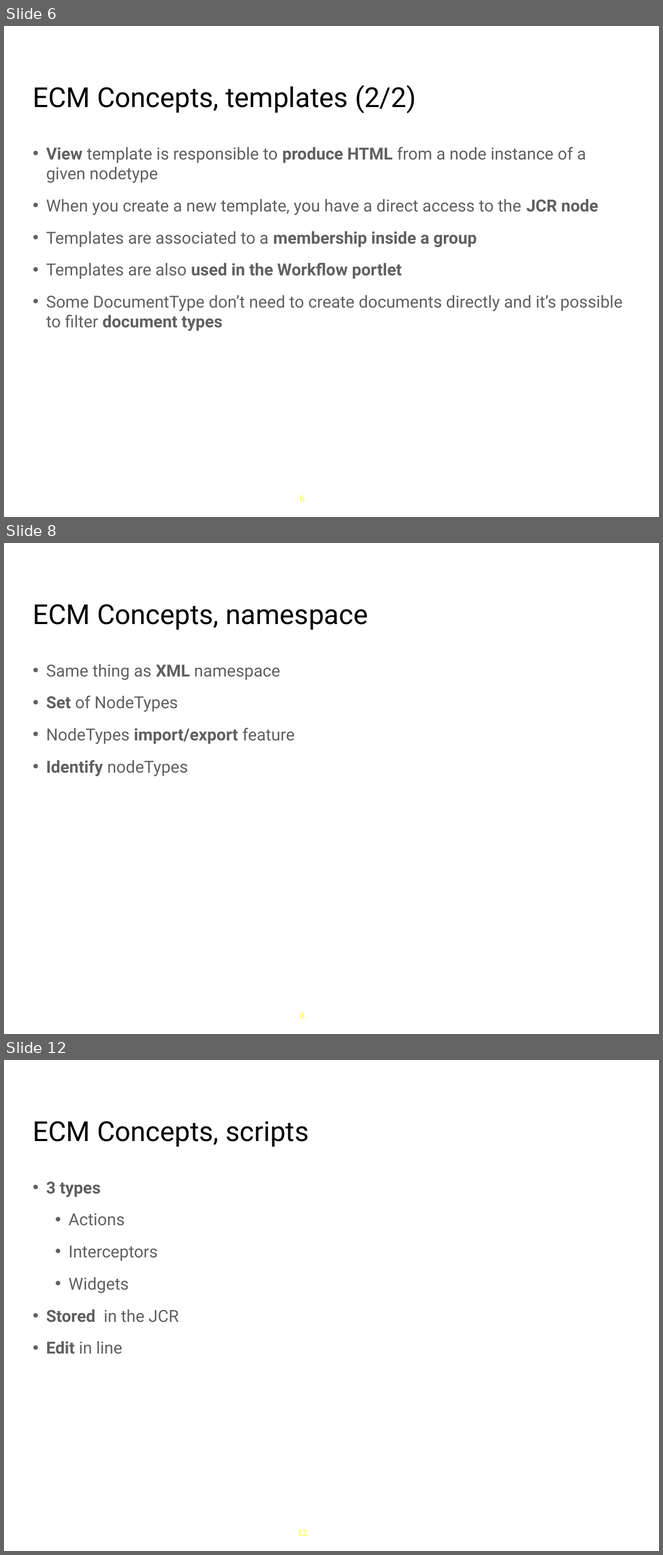
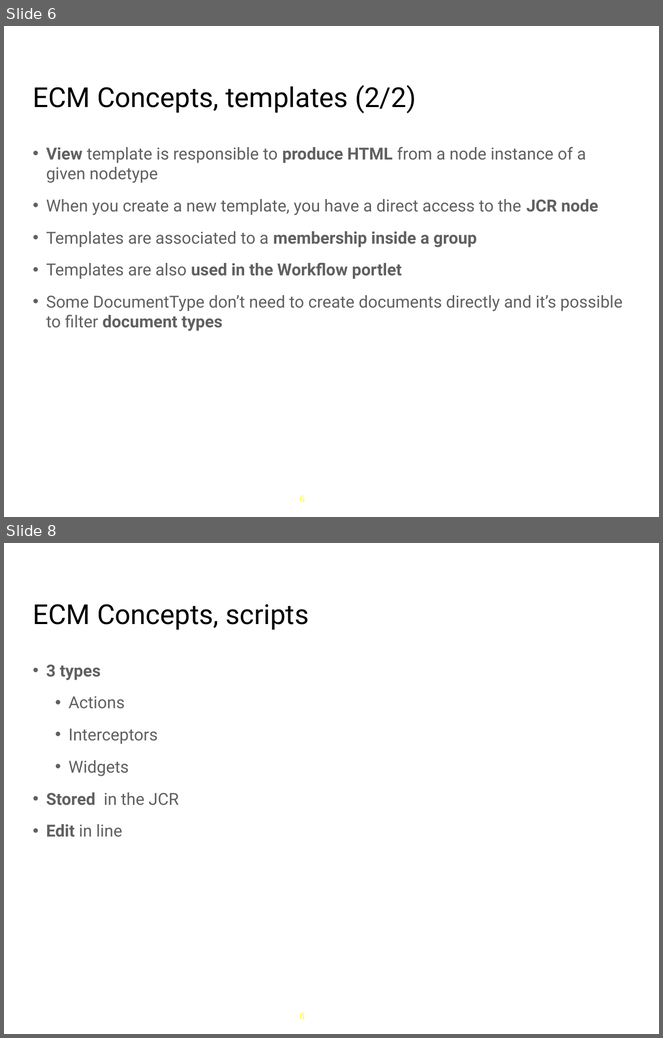
Before and after one commit to anhvurz90/training, a slide deck: slides/exo-fundamentals/en/060 ECM-Intro-XFund-en.ppt. Shown one above the other, each under a label of ours: slides 6, 8 and 12 before the commit, slides 6 and 8 after it; the slides between them are not shown. The pictures are 663x1555 and 663x1038 pixels, drawn with LibreOffice and Linux fonts; fonts in the diff are those of the drawing; background and template pictures are left out. Boxes give left, top, right and bottom in pixels: in the first picture for what was removed or moved away, otherwise in the second. Text is boxed around its words. In the diff, an @@ line names an element or a change of style, - is before the commit and + after.

```diff
--- a/slides/exo-fundamentals/en/060 ECM-Intro-XFund-en.ppt
+++ b/slides/exo-fundamentals/en/060 ECM-Intro-XFund-en.ppt
@@ slide 8 removed at [4,543,659,1034], background #FFFFFF; not listed: 1 template element that a slide beside it also shows @@
@@ title removed at [33,604,368,630] @@
-ECM Concepts, namespace
@@ text removed at [46,664,295,776] @@
-• Same thing as XML namespace
-• Set of NodeTypes
-• NodeTypes import/export feature
-• Identify nodeTypes
@@ what was slide 12 is now slide 8 @@
@@ page number at [300,1013,305,1019]: text changed @@
-12
+8
```
Also in this commit, not shown: 7 slides changed, 43 slides added, 7 other slides removed, 1 other file.
